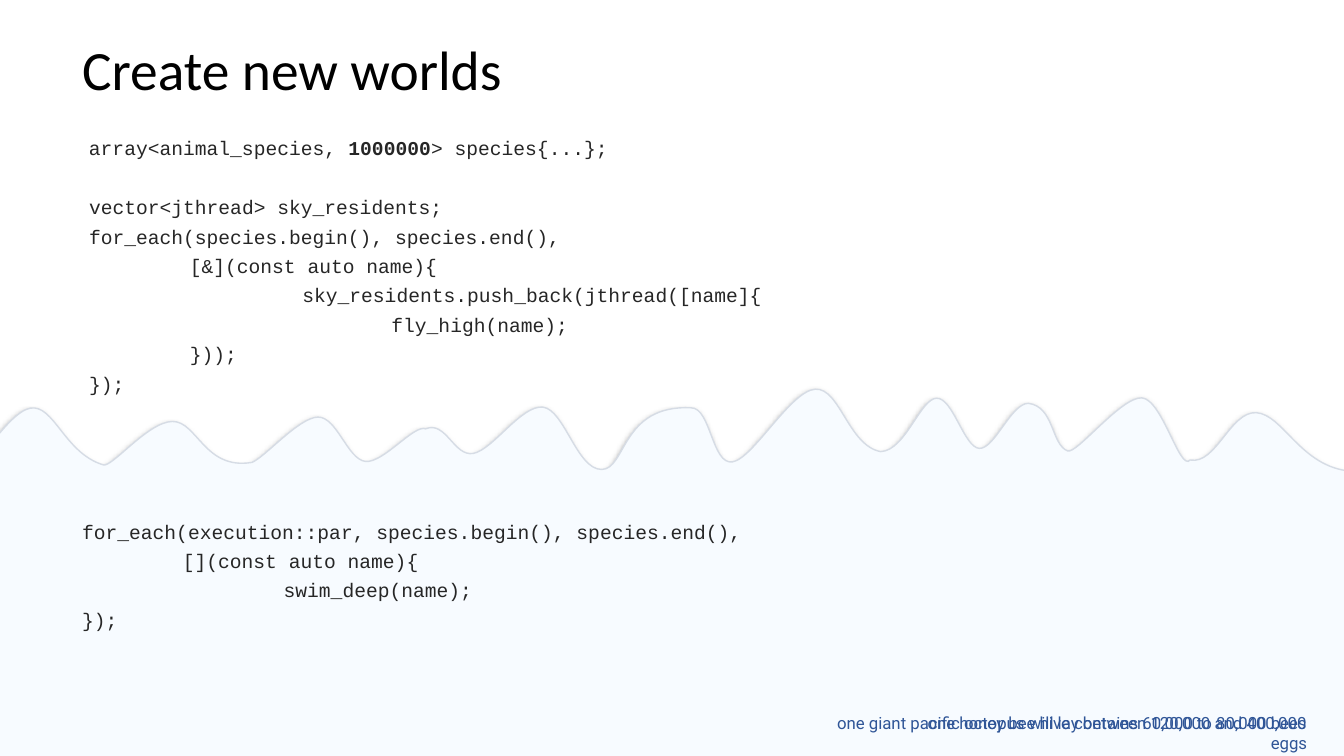
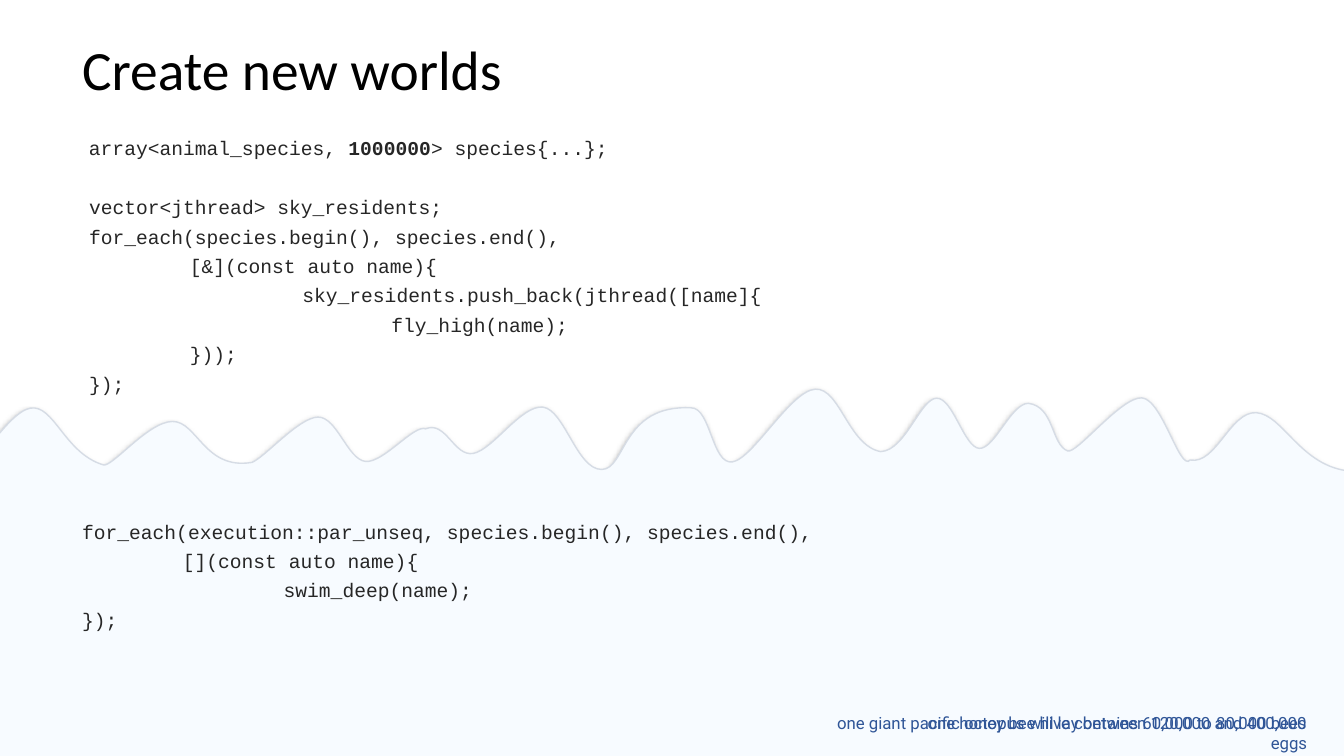
Before and after one commit to EmptySquareBubble/StoriesFromAParallelUniverse-, a slide deck: slide 5 of stories_from_a_paralel_universe.pptx. Drawn at 1344x756 pixels with LibreOffice and Linux fonts; fonts in the diff are those of the drawing. Boxes give left, top, right and bottom in pixels: in the first picture for what was removed or moved away, otherwise in the second. Text is boxed around its words. In the diff, an @@ line names an element or a change of style, - is before the commit and + after.

Commit message:
unseq atomic deadlock example

```diff
--- a/stories_from_a_paralel_universe.pptx
+++ b/stories_from_a_paralel_universe.pptx
@@ text at [82,525,812,543]: text changed @@
-for_each(execution::par, species.begin(), species.end(),
+for_each(execution::par_unseq, species.begin(), species.end(),
```
Also in this commit, not shown: 9 other slides changed, 2 slides added.
